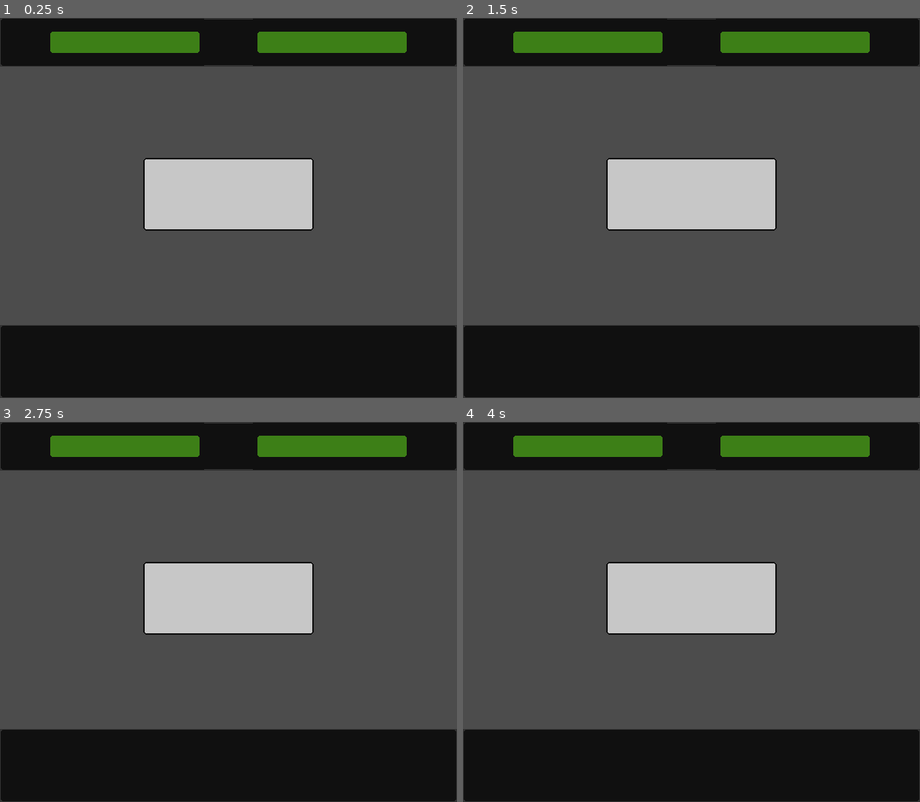
Above: before the commit, frames 1-4 (two rows, left to right).
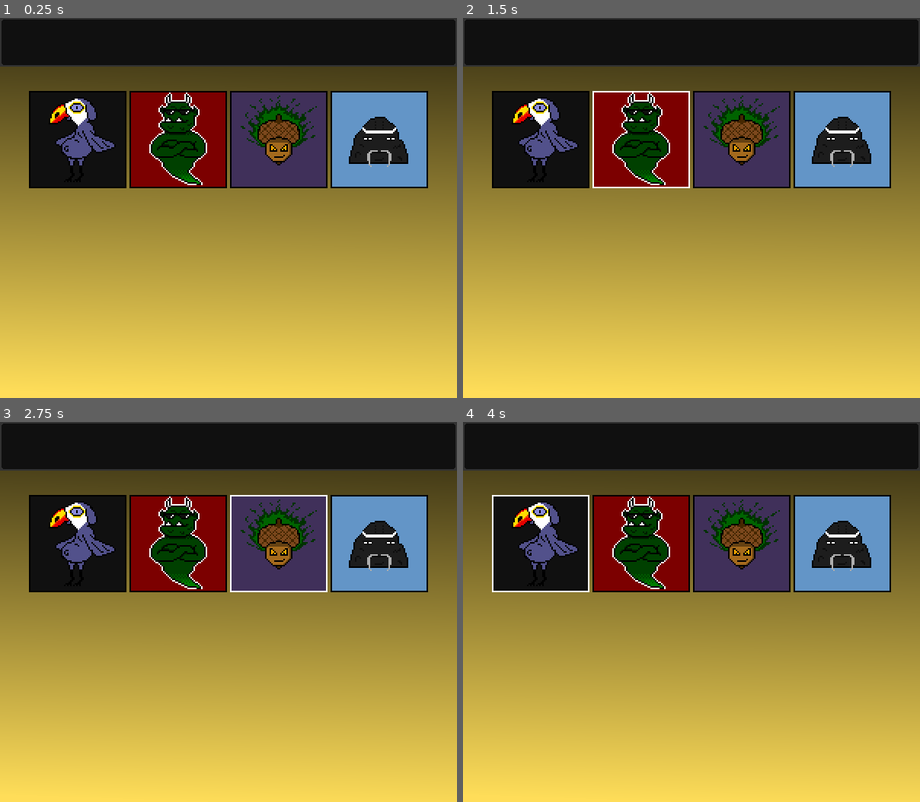
Above: after the commit, the same moments.

Repository: RustyMonky/LudumDare41
Game: Godot game, scene res://fighters/Fighters.tscn
The game is run twice, just before and just after one commit, with the same random seed, the same clock (stepped at 60 frames per second) and the same inputs. Before the commit the project starts from res://Game.tscn.
Inputs (mouse positions are in pixels of both pictures, inside the frame that each line leads up to):
- Up to frame 1 (0.25 s): no input
- Up to frame 2 (1.5 s): click (540, 139) at 0.52 s; click (641, 139) at 1.27 s
- Up to frame 3 (2.75 s): click (278, 543) at 2.02 s
- Up to frame 4 (4 s): click (842, 543) at 2.77 s; click (540, 543) at 3.52 s

The runs differ from the first frame. In frame 1, 91% of the frame differs, in the area x 0-100%, y 0-100%; in frame 2, 91%; in frame 3, 91%; in frame 4, 91%.
Error before the commit: Parse Error: The identifier "DRAW" isn't declared in the current scope. (res://Game.gd:11)

Commit message:
Adds fighters, their art, and select buttons

Diff:
--- a/Game.gd
+++ b/Game.gd
@@ -22,11 +22,6 @@
 var computer_hand = []
 var player_hand = []
 
-# Card JSON load
-var card_data = {}
-var card_data_2 = {} # TODO - REPLACE
-var card_file
-var card_file_text
 var card_scene
 
 # Text
@@ -54,14 +49,6 @@
 var computer_hp_ui
 
 func _ready():
-	# Temporary load of card JSON data
-	card_file = File.new()
-	card_file.open("res://data/cards.json", File.READ)
-	card_file_text = card_file.get_as_text()
-	card_data = JSON.parse(card_file_text).get_result()
-	# TODO replace computer deck
-	card_data_2 = JSON.parse(card_file_text).get_result()
-
 	card_scene = preload("res://card/Card.tscn")
 
 	# Set starting HP values
@@ -79,13 +66,13 @@
 	# Randomized for now
 	while player_deck.size() < 15:
 		randomize()
-		var index = randi() % card_data.cards.size()
-		player_deck.append(card_data.cards[index])
+		var index = randi() % global.card_data.cards.size()
+		player_deck.append(global.card_data.cards[index])
 
 	while computer_deck.size() < 15:
 		randomize()
-		var index = randi() % card_data_2.cards.size()
-		computer_deck.append(card_data_2.cards[index])
+		var index = randi() % global.card_data_2.cards.size()
+		computer_deck.append(global.card_data_2.cards[index])
 
 	# Load hands
 	while player_hand.size() < 3:
--- /dev/null
+++ b/assets/fonts/fighterMenuTitleFont.tres
@@ -0,0 +1,11 @@
+[gd_resource type="DynamicFont" load_steps=2 format=2]
+
+[ext_resource path="res://assets/fonts/SomepxNew.ttf" type="DynamicFontData" id=1]
+
+[resource]
+
+size = 64
+use_mipmaps = false
+use_filter = false
+font_data = ExtResource( 1 )
+_sections_unfolded = [ "Font", "Settings" ]
--- /dev/null
+++ b/data/fighters.json
@@ -0,0 +1,28 @@
+{
+    "fighters": [
+        {
+            "name": "Dodocan",
+            "affinity": "random",
+            "normalTexture": "res://assets/sprites/fighterSelect/dodoBox.png",
+            "hoverTexture": "res://assets/sprites/fighterSelect/dodoBoxHover.png"
+        },
+        {
+            "name": "Butch the Vengeful Orc Ghost",
+            "affinity": "Brawn",
+            "normalTexture": "res://assets/sprites/fighterSelect/orcGhostBox.png",
+            "hoverTexture": "res://assets/sprites/fighterSelect/orcGhostBoxHover.png"
+        },
+        {
+            "name": "Jaffro the Demonic Acorn",
+            "affinity": "Power",
+            "normalTexture": "res://assets/sprites/fighterSelect/demonAcornBox.png",
+            "hoverTexture": "res://assets/sprites/fighterSelect/demonAcornBoxHover.png"
+        },
+        {
+            "name": "Rock-sensei",
+            "affinity": "Mind",
+            "normalTexture": "res://assets/sprites/fighterSelect/rockSenseiBox.png",
+            "hoverTexture": "res://assets/sprites/fighterSelect/rockSenseiBoxHover.png"
+        }
+    ]
+}
--- /dev/null
+++ b/fighters/Fighters.gd
@@ -0,0 +1,24 @@
+extends Node
+
+var fighter_select_box
+var fighter_select_button_scene
+
+func _ready():
+	fighter_select_box = $GUI/Container/VBoxContainer/fighterSelectContainer/selectBackground/HBoxContainer
+
+	fighter_select_button_scene = preload("res://fighters/fighterSelectButton.tscn")
+
+	for fighter in global.fighter_data.fighters:
+		var fighterChar = fighter_select_button_scene.instance()
+		var normal_texture = load(fighter.normalTexture)
+		var hover_texture = load(fighter.hoverTexture)
+
+		fighterChar.set_normal_texture(normal_texture)
+		fighterChar.set_hover_texture(hover_texture)
+		fighterChar.data = fighter
+		fighter_select_box.add_child(fighterChar)
+
+#func _process(delta):
+#	# Called every frame. Delta is time since last frame.
+#	# Update game logic here.
+#	pass
--- /dev/null
+++ b/fighters/Fighters.tscn
@@ -0,0 +1,171 @@
+[gd_scene load_steps=5 format=2]
+
+[ext_resource path="res://fighters/Fighters.gd" type="Script" id=1]
+[ext_resource path="res://assets/sprites/topUiPatch.png" type="Texture" id=2]
+[ext_resource path="res://assets/fonts/fighterMenuTitleFont.tres" type="DynamicFont" id=3]
+[ext_resource path="res://assets/sprites/fighterSelect/background.png" type="Texture" id=4]
+
+[node name="Node" type="Node" index="0"]
+
+script = ExtResource( 1 )
+
+[node name="GUI" type="Control" parent="." index="0"]
+
+anchor_left = 0.0
+anchor_top = 0.0
+anchor_right = 1.0
+anchor_bottom = 1.0
+rect_pivot_offset = Vector2( 0, 0 )
+rect_clip_content = false
+mouse_filter = 0
+mouse_default_cursor_shape = 0
+size_flags_horizontal = 1
+size_flags_vertical = 1
+_sections_unfolded = [ "Rect" ]
+
+[node name="Container" type="Container" parent="GUI" index="0"]
+
+anchor_left = 0.0
+anchor_top = 0.0
+anchor_right = 1.0
+anchor_bottom = 1.0
+rect_pivot_offset = Vector2( 0, 0 )
+rect_clip_content = false
+mouse_filter = 0
+mouse_default_cursor_shape = 0
+size_flags_horizontal = 1
+size_flags_vertical = 1
+_sections_unfolded = [ "Rect" ]
+
+[node name="VBoxContainer" type="VBoxContainer" parent="GUI/Container" index="0"]
+
+anchor_left = 0.0
+anchor_top = 0.0
+anchor_right = 1.0
+anchor_bottom = 0.0
+margin_bottom = 500.0
+rect_pivot_offset = Vector2( 0, 0 )
+rect_clip_content = false
+mouse_filter = 1
+mouse_default_cursor_shape = 0
+size_flags_horizontal = 1
+size_flags_vertical = 1
+alignment = 0
+_sections_unfolded = [ "Margin", "Rect" ]
+
+[node name="labelContainer" type="Container" parent="GUI/Container/VBoxContainer" index="0"]
+
+anchor_left = 0.0
+anchor_top = 0.0
+anchor_right = 0.0
+anchor_bottom = 0.0
+margin_right = 600.0
+rect_pivot_offset = Vector2( 0, 0 )
+rect_clip_content = false
+mouse_filter = 0
+mouse_default_cursor_shape = 0
+size_flags_horizontal = 1
+size_flags_vertical = 1
+_sections_unfolded = [ "Margin", "Rect" ]
+
+[node name="labelPatch" type="NinePatchRect" parent="GUI/Container/VBoxContainer/labelContainer" index="0"]
+
+anchor_left = 0.0
+anchor_top = 0.0
+anchor_right = 0.0
+anchor_bottom = 0.0
+margin_right = 600.0
+margin_bottom = 64.0
+rect_pivot_offset = Vector2( 0, 0 )
+rect_clip_content = false
+mouse_filter = 2
+mouse_default_cursor_shape = 0
+size_flags_horizontal = 1
+size_flags_vertical = 4
+texture = ExtResource( 2 )
+patch_margin_left = 8
+patch_margin_top = 8
+patch_margin_right = 8
+patch_margin_bottom = 8
+_sections_unfolded = [ "Patch Margin", "Rect" ]
+
+[node name="chooseLabel" type="Label" parent="GUI/Container/VBoxContainer/labelContainer/labelPatch" index="0"]
+
+anchor_left = 0.0
+anchor_top = 0.0
+anchor_right = 1.0
+anchor_bottom = 0.0
+margin_bottom = 64.0
+rect_pivot_offset = Vector2( 0, 0 )
+rect_clip_content = false
+mouse_filter = 2
+mouse_default_cursor_shape = 0
+size_flags_horizontal = 1
+size_flags_vertical = 4
+custom_fonts/font = ExtResource( 3 )
+text = "choose your fighter"
+align = 1
+valign = 1
+autowrap = true
+uppercase = true
+percent_visible = 1.0
+lines_skipped = 0
+max_lines_visible = -1
+_sections_unfolded = [ "Rect", "custom_fonts" ]
+
+[node name="fighterSelectContainer" type="Container" parent="GUI/Container/VBoxContainer" index="1"]
+
+anchor_left = 0.0
+anchor_top = 0.0
+anchor_right = 0.0
+anchor_bottom = 0.0
+margin_top = 4.0
+margin_right = 600.0
+margin_bottom = 4.0
+rect_pivot_offset = Vector2( 0, 0 )
+rect_clip_content = false
+mouse_filter = 0
+mouse_default_cursor_shape = 0
+size_flags_horizontal = 1
+size_flags_vertical = 1
+_sections_unfolded = [ "Margin", "Rect", "Visibility" ]
+
+[node name="selectBackground" type="TextureRect" parent="GUI/Container/VBoxContainer/fighterSelectContainer" index="0"]
+
+show_behind_parent = true
+anchor_left = 0.5
+anchor_top = 0.5
+anchor_right = 0.5
+anchor_bottom = 0.5
+margin_left = -300.0
+margin_top = 60.0
+margin_right = 300.0
+margin_bottom = 496.0
+rect_pivot_offset = Vector2( 0, 0 )
+rect_clip_content = false
+mouse_filter = 1
+mouse_default_cursor_shape = 0
+size_flags_horizontal = 1
+size_flags_vertical = 1
+texture = ExtResource( 4 )
+stretch_mode = 3
+_sections_unfolded = [ "Rect", "Visibility" ]
+
+[node name="HBoxContainer" type="HBoxContainer" parent="GUI/Container/VBoxContainer/fighterSelectContainer/selectBackground" index="0"]
+
+anchor_left = 0.0
+anchor_top = 0.0
+anchor_right = 1.0
+anchor_bottom = 1.0
+margin_left = 32.0
+margin_top = 32.0
+margin_right = -32.0
+margin_bottom = -276.0
+rect_pivot_offset = Vector2( 0, 0 )
+rect_clip_content = false
+mouse_filter = 1
+mouse_default_cursor_shape = 0
+size_flags_horizontal = 1
+size_flags_vertical = 1
+alignment = 1
+_sections_unfolded = [ "Margin", "Rect" ]
--- /dev/null
+++ b/fighters/fighterSelectButton.gd
@@ -0,0 +1,11 @@
+extends TextureButton
+
+var data = null
+
+func _ready():
+	# Called every time the node is added to the scene.
+	# Initialization here
+	pass
+
+func _on_fighterSelectButton_pressed():
+	global.player_selected_fighter = data
--- /dev/null
+++ b/fighters/fighterSelectButton.tscn
@@ -0,0 +1,27 @@
+[gd_scene load_steps=2 format=2]
+
+[ext_resource path="res://fighters/fighterSelectButton.gd" type="Script" id=1]
+
+[node name="fighterSelectButton" type="TextureButton"]
+
+anchor_left = 0.0
+anchor_top = 0.0
+anchor_right = 0.0
+anchor_bottom = 0.0
+margin_right = 40.0
+margin_bottom = 40.0
+rect_pivot_offset = Vector2( 0, 0 )
+rect_clip_content = false
+focus_mode = 2
+mouse_filter = 0
+mouse_default_cursor_shape = 0
+size_flags_horizontal = 1
+size_flags_vertical = 1
+toggle_mode = false
+enabled_focus_mode = 2
+shortcut = null
+group = null
+script = ExtResource( 1 )
+_sections_unfolded = [ "Textures" ]
+
+[connection signal="pressed" from="." to="." method="_on_fighterSelectButton_pressed"]
--- a/global.gd
+++ b/global.gd
@@ -3,9 +3,23 @@
 # Scene management
 var current_scene = null
 
+# Card data
+var card_file = null
+var card_file_text = null
+var card_data = null
+var card_data_2 = null
+
 # Card selection
 var hovered_card = null
 var selected_card = null
+
+# Fighter data
+var fighter_file
+var fighter_file_text
+var fighter_data
+
+# Fighter selection
+var player_selected_fighter = null
 
 # Fight statuses
 var fight_result = null
@@ -13,6 +27,20 @@
 func _ready():
 	var root = get_tree().get_root()
 	current_scene = root.get_child(root.get_child_count() - 1)
+
+	# Temporary load of card JSON data
+	card_file = File.new()
+	card_file.open("res://data/cards.json", File.READ)
+	card_file_text = card_file.get_as_text()
+	card_data = JSON.parse(card_file_text).get_result()
+	# TODO replace computer deck
+	card_data_2 = JSON.parse(card_file_text).get_result()
+
+	# Load fighters
+	fighter_file = File.new()
+	fighter_file.open("res://data/fighters.json", File.READ)
+	fighter_file_text = fighter_file.get_as_text()
+	fighter_data = JSON.parse(fighter_file_text).get_result()
 
 func _goto_scene(path):
     current_scene.queue_free()
--- a/project.godot
+++ b/project.godot
@@ -11,7 +11,7 @@
 [application]
 
 config/name="Ludum Dare 41"
-run/main_scene="res://Game.tscn"
+run/main_scene="res://fighters/Fighters.tscn"
 config/icon="res://icon.png"
 
 [autoload]
--- a/results/Result.tscn
+++ b/results/Result.tscn
@@ -3,7 +3,7 @@
 [ext_resource path="res://results/Result.gd" type="Script" id=1]
 [ext_resource path="res://assets/fonts/resultFont.tres" type="DynamicFont" id=2]
 
-[node name="Result" type="Node" index="0"]
+[node name="Result" type="Node"]
 
 script = ExtResource( 1 )
 
Binary file added: assets/sprites/fighterSelect/background.png
Not shown, changed: assets/sprites/fighterSelect/background.png.import
Binary file added: assets/sprites/fighterSelect/demonAcorn.png
Not shown, changed: assets/sprites/fighterSelect/demonAcorn.png.import
Binary file added: assets/sprites/fighterSelect/demonAcornBox.png
Not shown, added: assets/sprites/fighterSelect/demonAcornBox.png.import
Binary file added: assets/sprites/fighterSelect/demonAcornBoxHover.png
Not shown, added: assets/sprites/fighterSelect/demonAcornBoxHover.png.import
Binary file added: assets/sprites/fighterSelect/dodoBox.png
Not shown, added: assets/sprites/fighterSelect/dodoBox.png.import
Binary file added: assets/sprites/fighterSelect/dodoBoxHover.png
Not shown, added: assets/sprites/fighterSelect/dodoBoxHover.png.import
(and 13 more such lines)
